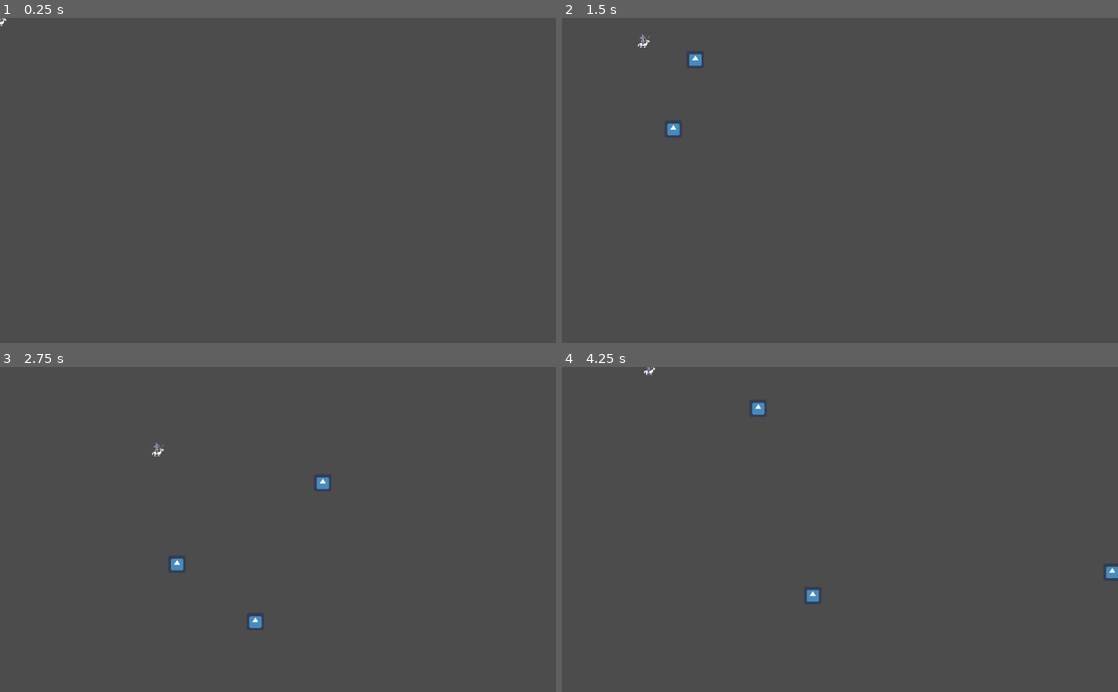
Above: before the commit, frames 1-4 (two rows, left to right).
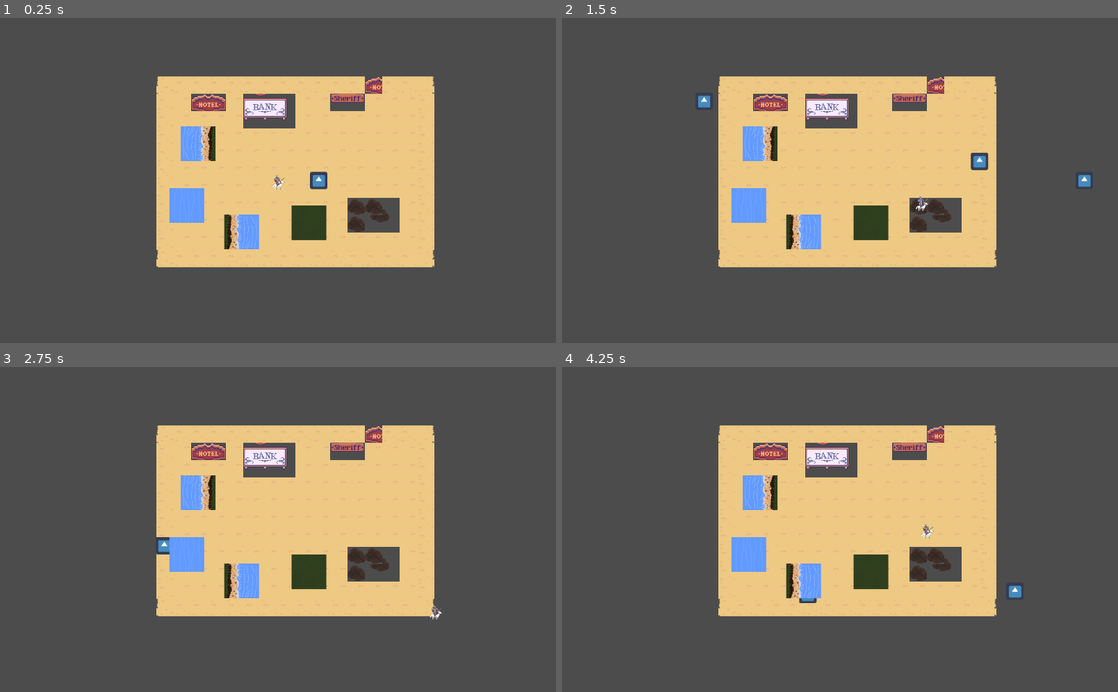
Above: after the commit, the same moments.

Repository: Will-Lerche/Djengis-Khan
Game: Godot game, scene res://scenes/MainScene.tscn
The game is run twice, just before and just after one commit, with the same random seed, the same clock (stepped at 60 frames per second) and the same inputs. Before the commit the project starts from res://scenes/player.tscn. The engine's default icon, where the game draws it, is replaced by a stand-in: a white triangle on a blue panel in a dark square.
Inputs (mouse positions are in pixels of both pictures, inside the frame that each line leads up to):
- Up to frame 1 (0.25 s): no input
- Up to frame 2 (1.5 s): tap Enter (ui_accept) at 0.5, 0.77 s; move the mouse to (962, 164) at 0.52 s; hold D (right) 0.53-1.28 s; move the mouse to (728, 196) at 1.27 s; hold S (down) from 1.28 s (still down)
- Up to frame 3 (2.75 s): tap Enter (ui_accept) at 1.52 s; move the mouse to (333, 458) at 2.02 s; release S (down) at 2.03 s; hold D (right) from 2.03 s (still down)
- Up to frame 4 (4.25 s): move the mouse to (812, 594) at 2.77 s; release D (right) at 2.78 s; hold W (up) 2.78-3.53 s; tap Enter (ui_accept) at 3.02, 3.77 s; move the mouse to (1006, 578) at 3.52 s; hold A (left) from 3.53 s (still down)

The runs differ from the first frame. In frame 1, 28% of the frame differs, in the area x 0-79%, y 0-77%; in frame 2, 28%, in the area x 13-96%, y 4-77%; in frame 3, 28%; in frame 4, 28%.

Commit message:
asdasdada

Diff:
--- a/project.godot
+++ b/project.godot
@@ -11,7 +11,7 @@
 [application]
 
 config/name="Djengis Khan"
-run/main_scene="res://scenes/player.tscn"
+run/main_scene="res://scenes/MainScene.tscn"
 config/icon="res://icon.png"
 
 [gui]
--- /dev/null
+++ b/scenes/Enemies.tscn
@@ -0,0 +1,8 @@
+[gd_scene load_steps=2 format=2]
+
+[ext_resource path="res://scripts/Enemies.gd" type="Script" id=1]
+
+[node name="Enemies" type="KinematicBody2D"]
+script = ExtResource( 1 )
+
+[node name="Sprite" type="Sprite" parent="."]
--- /dev/null
+++ b/scenes/EnemyFollow.tscn
@@ -0,0 +1,11 @@
+[gd_scene load_steps=2 format=2]
+
+[ext_resource path="res://scenes/player.tscn" type="PackedScene" id=1]
+
+[node name="EnemyFollow" type="Node2D"]
+
+[node name="BackGround" type="ColorRect" parent="."]
+margin_right = 40.0
+margin_bottom = 40.0
+
+[node name="Player" parent="." instance=ExtResource( 1 )]
--- a/scenes/MainScene.tscn
+++ b/scenes/MainScene.tscn
@@ -501,6 +501,7 @@
 [node name="Player" parent="." instance=ExtResource( 2 )]
 
 [node name="Camera2D" type="Camera2D" parent="Player"]
+current = true
 
 [node name="Node2D" parent="." instance=ExtResource( 8 )]
 
--- a/scenes/Projectiles.tscn
+++ b/scenes/Projectiles.tscn
@@ -1,7 +1,7 @@
 [gd_scene load_steps=4 format=2]
 
 [ext_resource path="res://icon.png" type="Texture" id=1]
-[ext_resource path="res://scenes/Projectiles.gd" type="Script" id=2]
+[ext_resource path="res://scripts/Projectiles.gd" type="Script" id=2]
 
 [sub_resource type="RectangleShape2D" id=1]
 
--- a/scenes/player.tscn
+++ b/scenes/player.tscn
@@ -4,7 +4,7 @@
 [ext_resource path="res://scripts/player.gd" type="Script" id=2]
 
 [sub_resource type="RectangleShape2D" id=1]
-extents = Vector2( 16, 14.5 )
+extents = Vector2( 16, 13.25 )
 
 [node name="Node2D" type="Node2D"]
 
--- /dev/null
+++ b/scripts/Enemies.gd
@@ -0,0 +1,6 @@
+extends KinematicBody2D
+
+export var speed = 150
+var player_position
+var target_position
+onready var player = get_parent().get_parent().get_node("Player")
Renamed: scenes/Projectiles.gd -> scripts/Projectiles.gd
